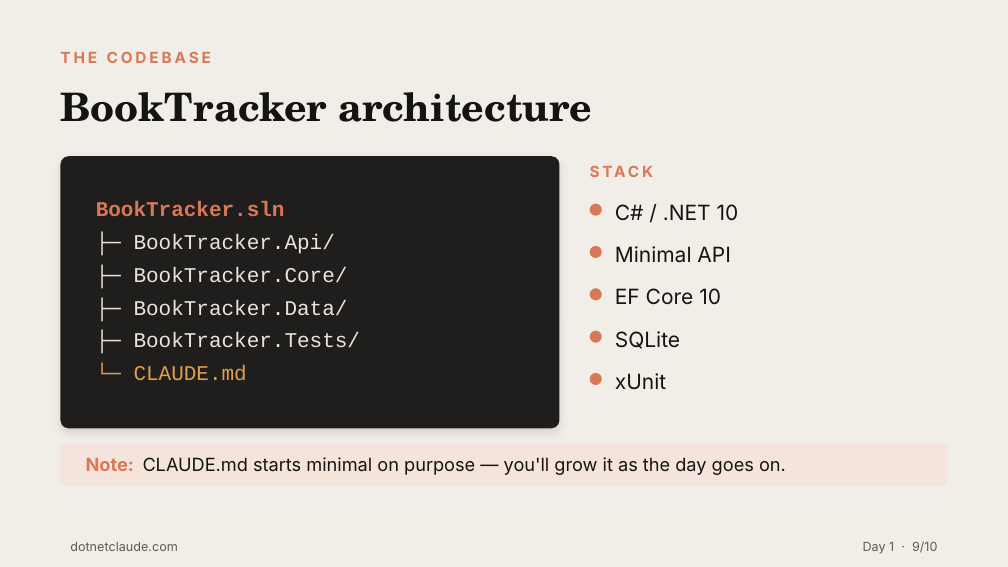
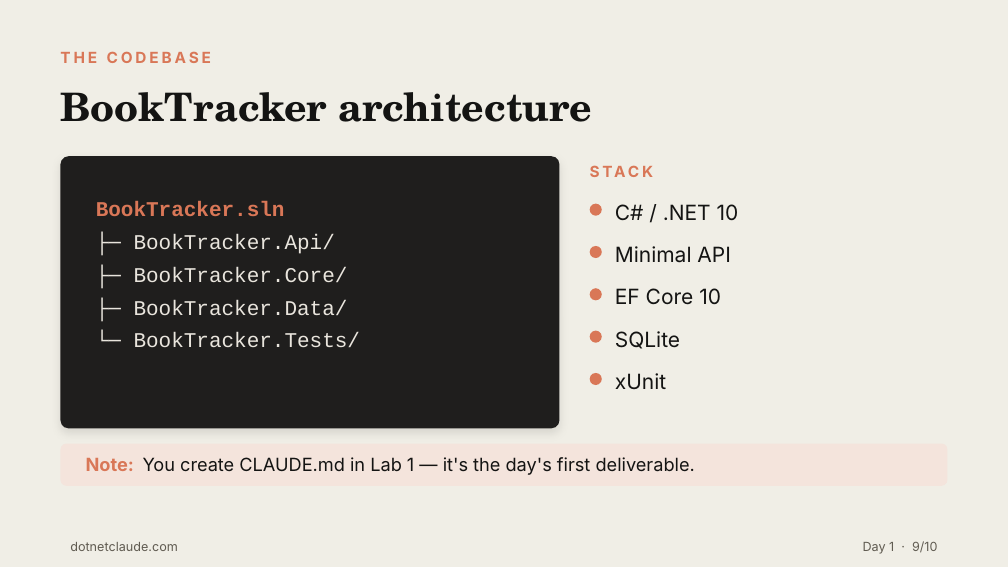
Before and after one commit to cwoodruff/dotnet-claude-workshop-content, a slide deck: slide 9 of decks/Day 1/Day1-Claude-Code-Track.pptx. Drawn at 1008x567 pixels with LibreOffice and Linux fonts; fonts in the diff are those of the drawing. Boxes give left, top, right and bottom in pixels: in the first picture for what was removed or moved away, otherwise in the second. Text is boxed around its words. In the diff, an @@ line names an element or a change of style, - is before the commit and + after.

Commit message:
updates to decks

```diff
--- a/decks/Day 1/Day1-Claude-Code-Track.pptx
+++ b/decks/Day 1/Day1-Claude-Code-Track.pptx
@@ text at (134, 332, 361, 348): text changed @@
-├─ BookTracker.Tests/
-└─ CLAUDE.md
+└─ BookTracker.Tests/
@@ text at (86, 457, 695, 475): text changed @@
-Note: CLAUDE.md starts minimal on purpose — you'll grow it as the day goes on.
+Note: You create CLAUDE.md in Lab 1 — it's the day's first deliverable.
```
Also in this commit, not shown: 3 other slides changed, 1 other file.
